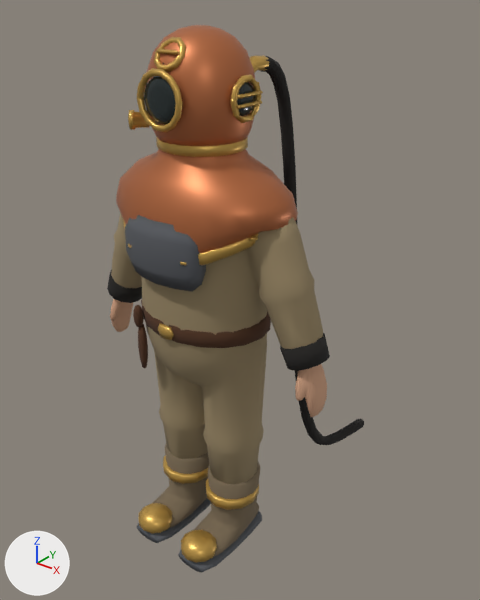
The glTF model models/title_diver.glb as it was, and as the next commit left it.
Before and after are seen from a 50 mm camera at (0.999, -1.118, 1.431) aimed at (-0.036, 0.175, 0.629). Lighting does not change. The marker at lower left points along +X, +Y and +Z. The first picture is the older version. Vertices at exactly the same position are counted once.

Objects in the first picture: 'diver'.
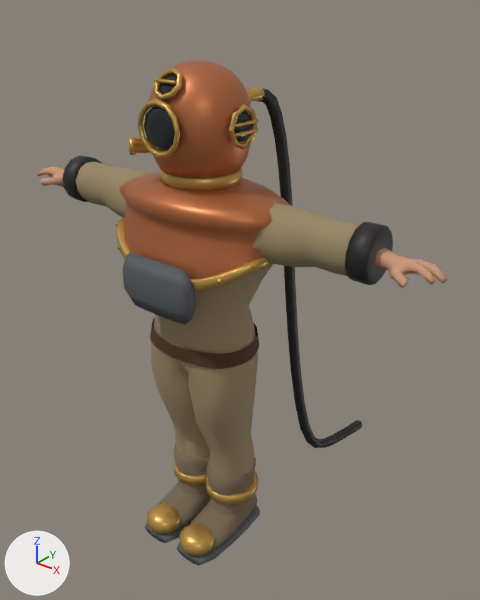
Diff of the bpy script that builds the scene:
```diff
--- a/models/title_diver.glb.py
+++ b/models/title_diver.glb.py
@@ me_diver @@
-me_diver.from_pydata(...)  # 3452 vertices, 6708 faces; spans x -0.351..0.351, y -0.198..0.657, z 0.0..1.34
+me_diver.from_pydata(...)  # 3439 vertices, 6286 faces; spans x -0.598..0.599, y -0.186..0.644, z 0.001..1.271
+# me_diver part 1: the loose piece of 30 vertices spanning x 0.13..0.138, y -0.044..0.036, z 1.191..1.199 is scaled about its middle by (0.952, 0.945, 0.952), then moved by (-0.001, -0.007, -0.037)
+# me_diver part 2: the loose piece of 30 vertices spanning x 0.13..0.138, y -0.044..0.036, z 1.211..1.219 is scaled about its middle by (0.952, 0.945, 0.952), then moved by (-0.001, -0.007, -0.075)
+# me_diver part 3: the loose piece of 30 vertices spanning x -0.03..0.03, y -0.107..-0.099, z 1.292..1.301 is moved by (0.0, -0.009, -0.056)
+# me_diver part 4: the loose piece of 50 vertices spanning x 0.033..0.131, y -0.198..-0.102, z 0.024..0.08 is moved by (-0.019, 0.014, 0.0)
+# me_diver part 5: the loose piece of 50 vertices spanning x 0.008..0.156, y -0.084..0.072, z 0.14..0.17 is moved by (-0.019, 0.022, -0.01)
+# me_diver part 6: the loose piece of 50 vertices spanning x -0.131..-0.033, y -0.198..-0.102, z 0.024..0.08 is moved by (0.019, 0.014, 0.0)
+# me_diver part 7: the loose piece of 50 vertices spanning x -0.156..-0.008, y -0.084..0.072, z 0.14..0.17 is moved by (0.019, 0.022, -0.01)
+# me_diver part 8: the loose piece of 42 vertices spanning x -0.05..0.05, y -0.134..-0.116, z 1.157..1.253 is scaled about its middle by (0.96, 1, 0.96), then moved by (0.0, -0.006, -0.056)
+# me_diver part 9: the loose piece of 42 vertices spanning x 0.108..0.126, y -0.04..0.032, z 1.171..1.239 is scaled about its middle by (1, 0.944, 0.944), then moved by (-0.001, -0.007, -0.056)
+# me_diver part 10: the loose piece of 42 vertices spanning x -0.026..0.026, y -0.108..-0.067, z 1.262..1.308 is moved by (0.0, -0.009, -0.056)
+# me_diver part 11: the loose piece of 550 vertices spanning x -0.332..0.331, y -0.148..0.124, z 0.19..1.08 is rebuilt with 566 vertices and now spans x -0.455..0.455, y -0.137..0.093, z 0.159..1.013
+# me_diver part 12: the loose piece of 218 vertices spanning x -0.122..0.122, y -0.124..0.116, z 1.106..1.34 is rebuilt with 299 vertices and now spans x -0.118..0.118, y -0.127..0.104, z 1.014..1.271
+# me_diver part 13: the loose piece of 194 vertices spanning x -0.24..0.24, y -0.173..0.163, z 0.86..1.096 is rebuilt with 218 vertices and now spans x -0.232..0.232, y -0.16..0.131, z 0.8..1.018
+# me_diver part 14: the loose piece of 140 vertices spanning x 0.025..0.145, y 0.143..0.657, z 0.005..1.271 is rebuilt with 117 vertices and now spans x 0.025..0.145, y 0.133..0.644, z 0.007..1.201
+# me_diver part 15: the loose piece of 117 vertices spanning x 0.011..0.153, y -0.17..0.077, z 0.032..0.22 is rebuilt with 192 vertices and now spans x -0.127..0.127, y -0.156..0.09, z 0.032..0.22
+# me_diver part 16: the loose piece of 74 vertices spanning x -0.146..-0.018, y -0.185..0.075, z 0.0..0.034 is rebuilt with 62 vertices and now spans x -0.127..0.001, y -0.171..0.089, z 0.001..0.033
+# me_diver part 17: the loose piece of 74 vertices spanning x 0.018..0.146, y -0.185..0.075, z 0.0..0.034 is rebuilt with 62 vertices and now spans x -0.001..0.127, y -0.171..0.089, z 0.001..0.033
+# me_diver part 18: 28 loose pieces with 1344 vertices, spanning x -0.351..0.351, y -0.171..0.185, z 0.032..1.322, are deleted
+# me_diver part 19: 126 vertices removed from x -0.212..0.212, y -0.185..0.166, z 0.81..0.96; 901 vertices added at x -0.598..0.599, y -0.186..0.098, z 0.49..0.999
+# me_diver part 20: 97 vertices removed from x -0.063..0.064, y -0.139..-0.125, z 1.143..1.267; 336 vertices added at x -0.13..0.13, y -0.146..0.164, z 1.075..1.267
+# other edits to the shape of me_diver do not show in these pictures
 me_diver.materials.append(mat_diver_suit)
```

Changed parts and their boxes (x1, y1, x2, y2) in the pictures (480 x 600 px; the box of a moved part takes in the faces that stretch with it):
'diver', reshaped (60% wider, 8% shorter)
    before: (107, 25, 364, 573)
    after: (36, 60, 448, 566)
part 1 of me_diver, moved or reshaped
    before: (237, 100, 262, 109)
    after: (235, 119, 259, 128)
part 2 of me_diver, moved or reshaped
    before: (237, 90, 263, 99)
    after: (235, 128, 259, 137)
part 3 of me_diver, moved or reshaped
    before: (156, 49, 179, 55)
    after: (155, 78, 176, 85)
part 4 of me_diver, moved or reshaped
    before: (181, 530, 217, 562)
    after: (179, 524, 215, 556)
part 5 of me_diver, moved or reshaped
    before: (206, 479, 259, 510)
    after: (206, 471, 259, 505)
part 6 of me_diver, moved or reshaped
    before: (139, 503, 172, 533)
    after: (147, 503, 181, 533)
part 7 of me_diver, moved or reshaped
    before: (163, 455, 208, 484)
    after: (174, 458, 208, 485)
part 8 of me_diver, moved or reshaped
    before: (144, 76, 176, 125)
    after: (144, 106, 180, 151)
part 9 of me_diver, moved or reshaped
    before: (237, 82, 256, 116)
    after: (234, 111, 253, 142)
part 10 of me_diver, moved or reshaped (not visible before)
    after: (159, 74, 177, 94)
part 11 of me_diver, rebuilt
    before: (111, 213, 323, 484)
    after: (76, 162, 360, 478)
part 12 of me_diver, rebuilt (7% taller)
    before: (145, 25, 255, 146)
    after: (147, 60, 251, 190)
part 13 of me_diver, rebuilt
    before: (116, 149, 298, 253)
    after: (119, 172, 289, 279)
part 14 of me_diver, rebuilt (8% shorter)
    before: (261, 56, 364, 445)
    after: (258, 89, 362, 448)
part 15 of me_diver, rebuilt (49% wider, 10% taller)
    before: (194, 462, 260, 557)
    after: (158, 444, 257, 549)
part 16 of me_diver, rebuilt
    before: (137, 498, 211, 543)
    after: (145, 518, 194, 543)
part 17 of me_diver, rebuilt
    before: (178, 511, 262, 573)
    after: (177, 505, 260, 566)
part 18 of me_diver, deleted
    before: (107, 37, 330, 528)
part 19 of me_diver, reshaped
    before: (123, 215, 258, 292)
    after: (36, 156, 448, 369)
part 20 of me_diver, reshaped
    before: (137, 68, 183, 132)
    after: (129, 67, 265, 159)
